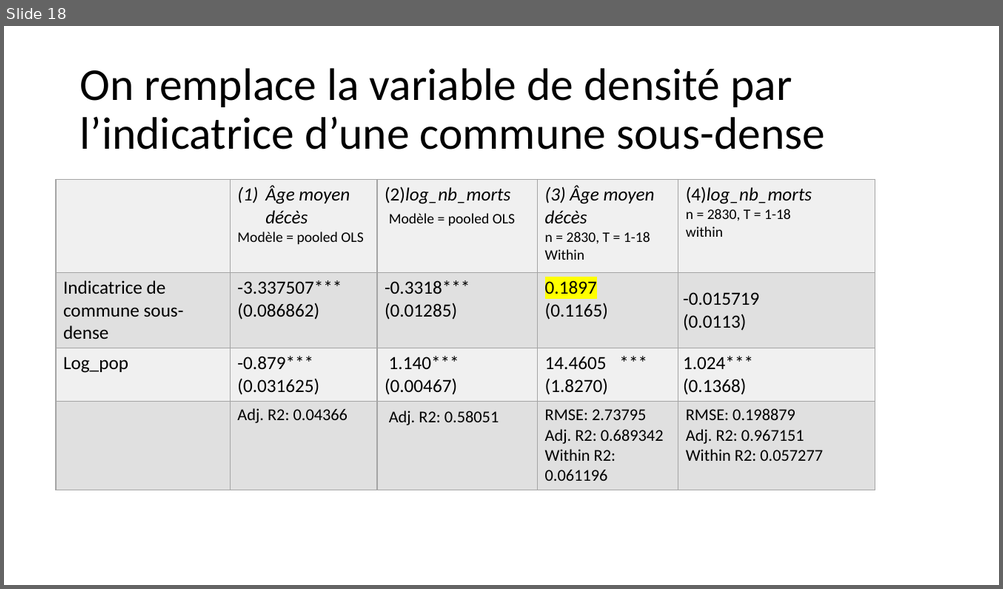
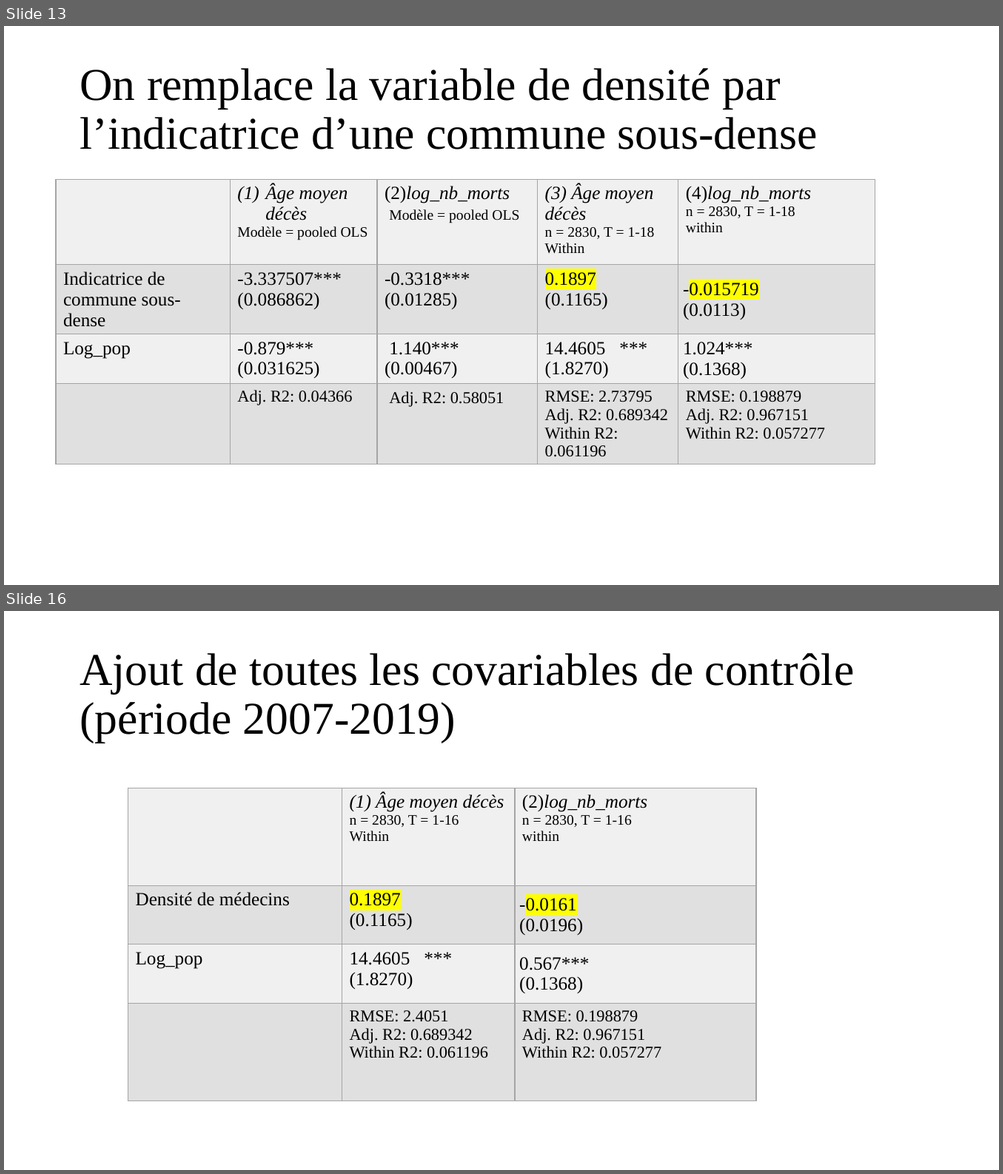
Before and after one commit to mchabaud/Project-DSSS, a slide deck: Presentation_13_04_22.pptx. Shown one above the other, each under a label of ours: slide 18 before the commit, slides 13 and 16 after it; the slides between them are not shown. The pictures are 1003x589 and 1003x1174 pixels, drawn with LibreOffice and Linux fonts; fonts in the diff are those of the drawing. Boxes give left, top, right and bottom in pixels: in the first picture for what was removed or moved away, otherwise in the second. Text is boxed around its words. In the diff, an @@ line names an element or a change of style, - is before the commit and + after.

```diff
--- a/Presentation_13_04_22.pptx
+++ b/Presentation_13_04_22.pptx
@@ slide 16 added at (4, 611, 999, 1170), background #FFFFFF @@
@@ title added at (79, 653, 854, 743), 44 pt, text #000000 @@
+Ajout de toutes les covariables de contrôle (période 2007-2019)
@@ table added at (128, 788, 756, 1101), 4 rows, 3 columns @@
+ | (1) Âge moyen décès / n = 2830, T = 1-16 / Within | (2)log_nb_morts / n = 2830, T = 1-16 / within
+Densité de médecins | 0.1897 / (0.1165) | -0.0161 / (0.0196)
+Log_pop | 14.4605 *** / (1.8270) | 0.567*** / (0.1368)
+ | RMSE: 2.4051 / Adj. R2: 0.689342 / Within R2: 0.061196 | RMSE: 0.198879 / Adj. R2: 0.967151 / Within R2: 0.057277
@@ what was slide 18 is now slide 13 @@
@@ slide 13 changed as well @@
@@ title "On remplace la variable de ..." at (79, 68, 817, 150): font Calibri to Times New Roman @@
@@ table at (56, 180, 876, 460) @@
@@ font Calibri to Times New Roman @@
@@ highlight none to #FFFF00 in "-0.015719" @@
```
Also in this commit, not shown: 10 other slides changed, 4 other slides added, 8 slides removed.
